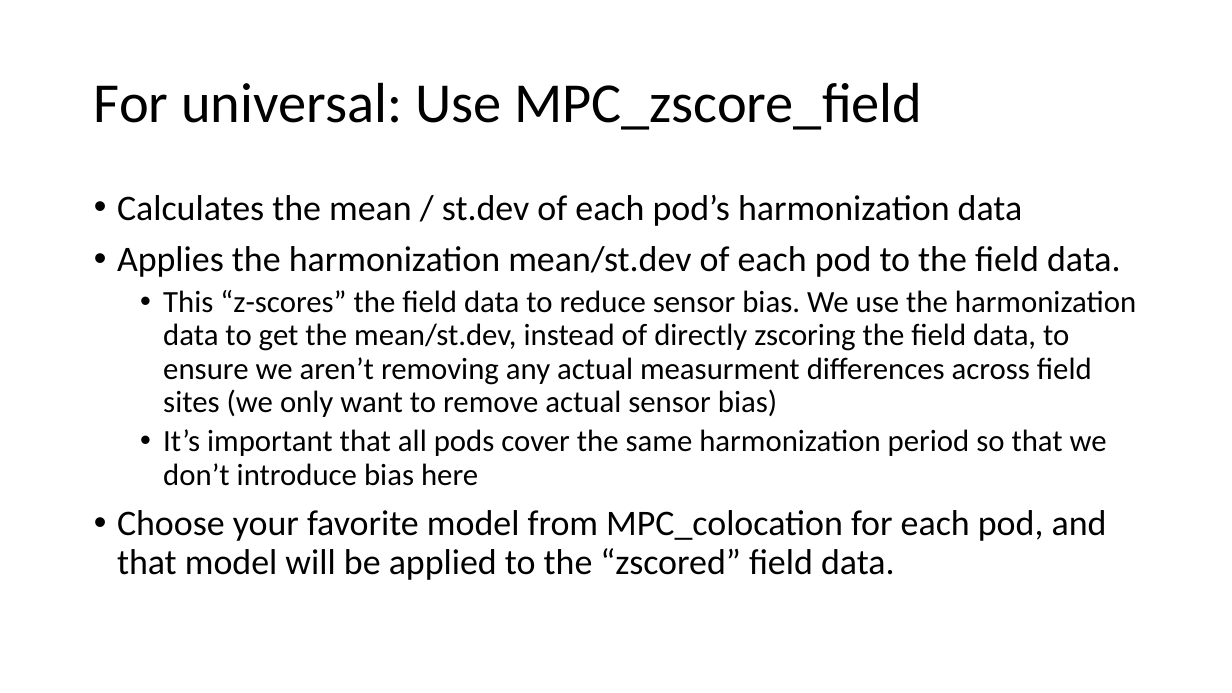
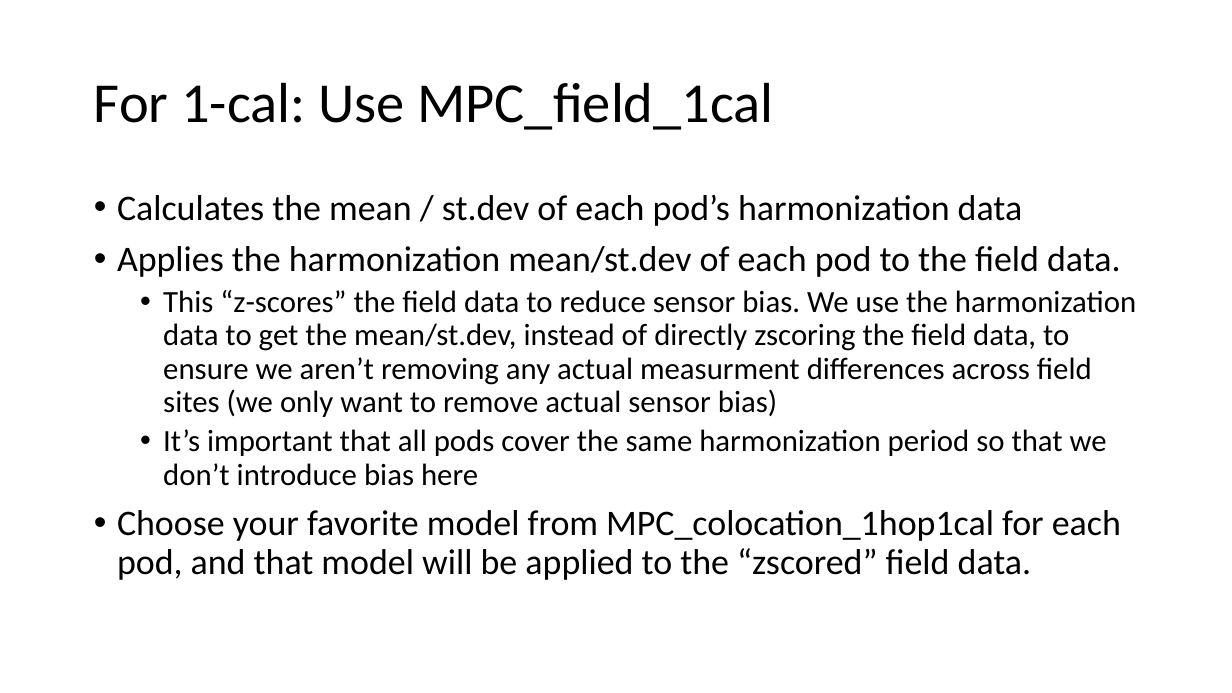
Before and after one commit to cafr1977/MPC_python, a slide deck: slide 51 of Python MPC updated.pptx. Drawn at 1232x693 pixels with LibreOffice and Linux fonts; fonts in the diff are those of the drawing. Boxes give left, top, right and bottom in pixels: in the first picture for what was removed or moved away, otherwise in the second. Text is boxed around its words. In the diff, an @@ line names an element or a change of style, - is before the commit and + after.

Commit message:
MPC with one-hop, one-cal, and universal cal options - 4/15/26

```diff
--- a/Python MPC updated.pptx
+++ b/Python MPC updated.pptx
@@ title at (94, 82, 773, 130): text changed @@
-For universal: Use MPC_zscore_field
+For 1-cal: Use MPC_field_1cal
@@ text at (117, 510, 1121, 580): text changed @@
-• Choose your favorite model from MPC_colocation for each pod, and that model will be applied to the “zscored” field data.
+• Choose your favorite model from MPC_colocation_1hop1cal for each pod, and that model will be applied to the “zscored” field data.
```
Also in this commit, not shown: 19 other slides changed, 8 other files.
